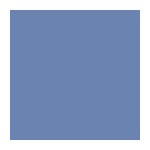
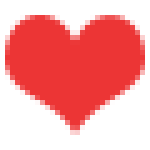
Layered file, before and after one edit (150x150). Changes by layer:
added layer "heart" above "blau" over [5, 15, 145, 135]
hid "blau" over [10, 10, 140, 140]
